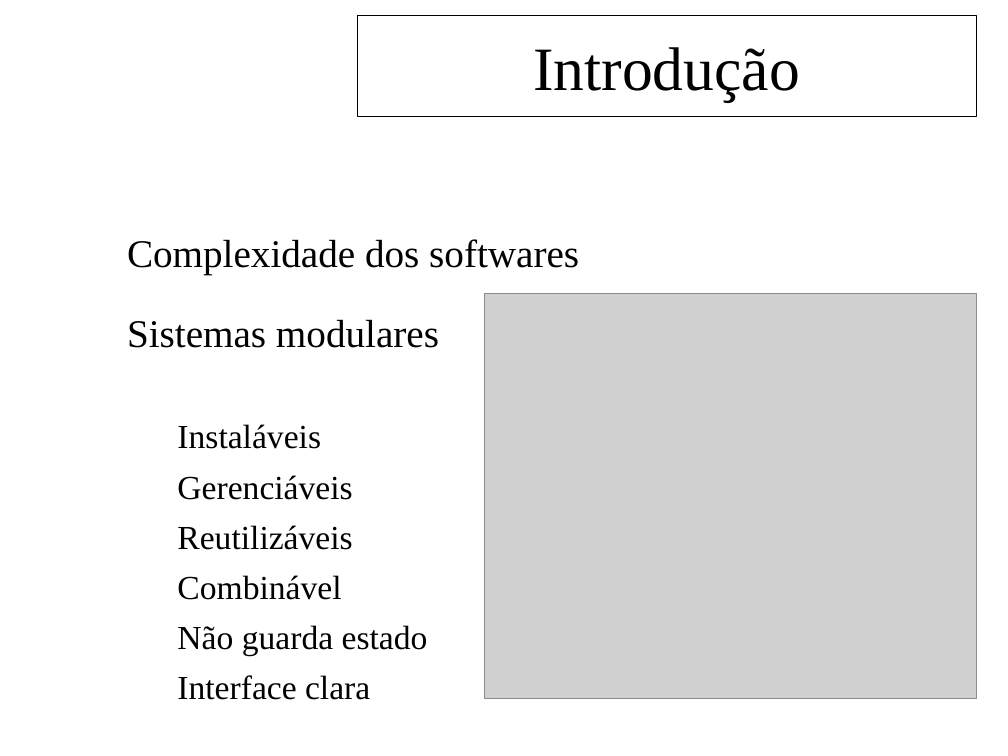
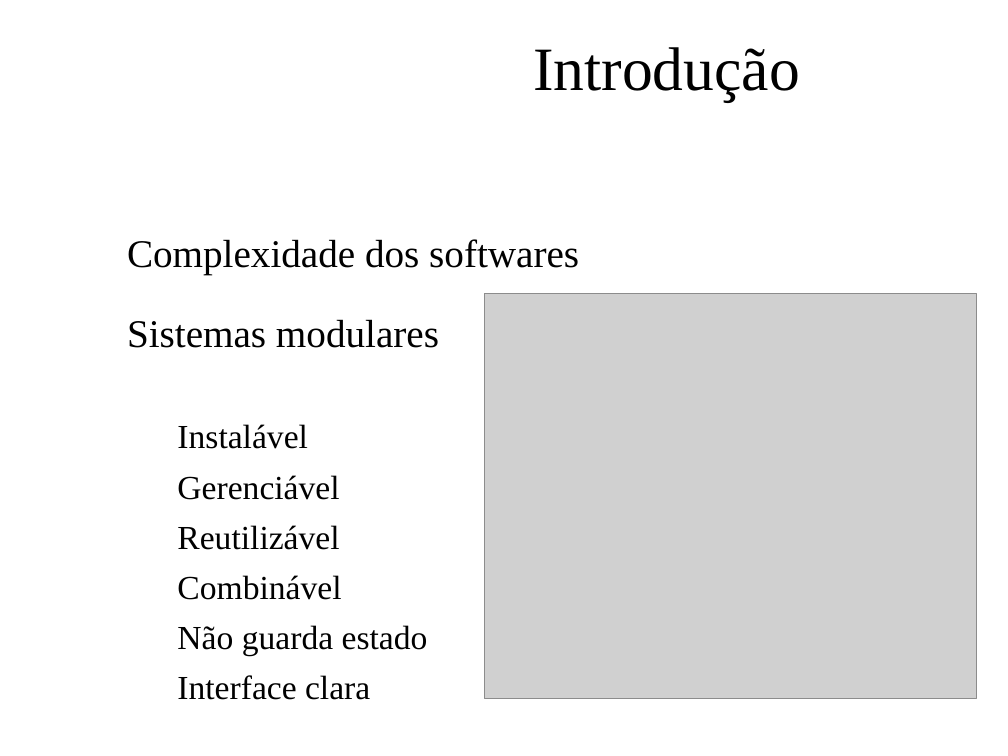
Before and after one commit to feliperodriguesprado/tcc_repository, a slide deck: slide 5 of documents/life_cycle/qualificacao/qualificacao_slides.odp (slide 4 before the commit). Drawn at 1008x756 pixels with LibreOffice and Linux fonts; fonts in the diff are those of the drawing; grey boxes stand for pictures; background and template pictures are left out. Boxes give left, top, right and bottom in pixels: in the first picture for what was removed or moved away, otherwise in the second. Text is boxed around its words. In the diff, an @@ line names an element or a change of style, - is before the commit and + after.

```diff
--- a/documents/life_cycle/qualificacao/qualificacao_slides.odp
+++ b/documents/life_cycle/qualificacao/qualificacao_slides.odp
@@ title "Introdução": place and size @@
-title "Introdução" at [357, 16, 976, 117]
+title "Introdução" at [533, 47, 800, 102]
@@ title "Introdução" at [533, 47, 800, 102]: outline #000000 0.74 pt to none @@
@@ text at [177, 424, 339, 550]: text changed @@
-  ➔ Instaláveis
-  ➔ Gerenciáveis
-  ➔ Reutilizáveis
+  ➔ Instalável
+  ➔ Gerenciável
+  ➔ Reutilizável
```
Also in this commit, not shown: 15 other slides changed, 1 slide added, 1 slide removed, 1 other file.
